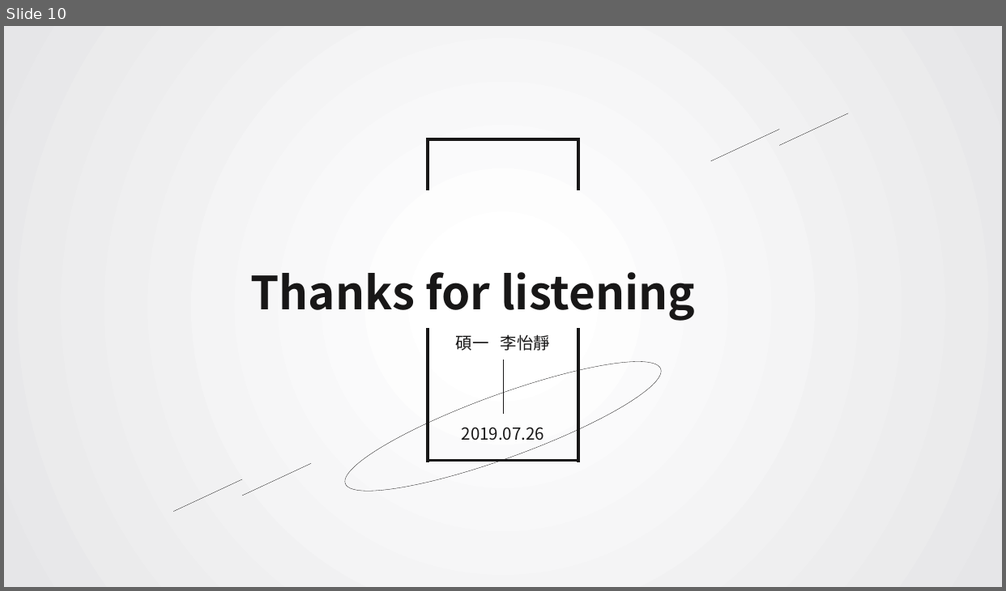
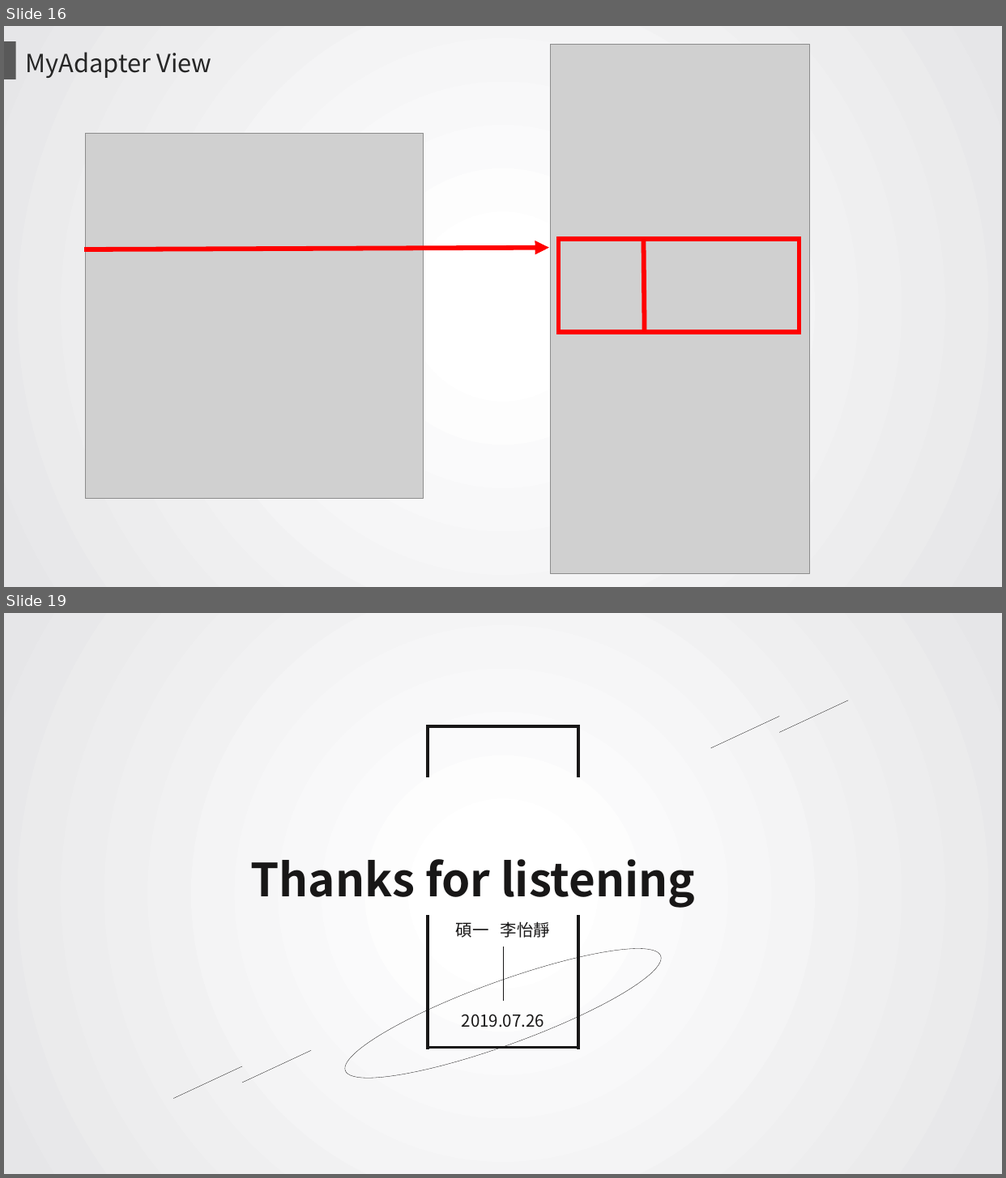
Before and after one commit to JoyceLi1210/JoyceLi1210.github.io, a slide deck: Android_HW3.pptx. Shown one above the other, each under a label of ours: slide 10 before the commit, slides 16 and 19 after it; the slides between them are not shown. The pictures are 1006x591 and 1006x1178 pixels, drawn with LibreOffice and Linux fonts; fonts in the diff are those of the drawing; grey boxes stand for pictures; background and template pictures are left out. Boxes give left, top, right and bottom in pixels: in the first picture for what was removed or moved away, otherwise in the second. Text is boxed around its words. In the diff, an @@ line names an element or a change of style, - is before the commit and + after.

```diff
--- a/Android_HW3.pptx
+++ b/Android_HW3.pptx
@@ slide 16 added at bbox=[4, 26, 1002, 587], background gradient #FFFFFF to #E6E6E8 @@
@@ rectangle added at bbox=[4, 41, 16, 80], fill #595959 @@
@@ picture added at bbox=[550, 44, 809, 574] @@
@@ text added at bbox=[26, 52, 211, 78], 24 pt, text #262626 @@
+MyAdapter View
@@ picture added at bbox=[86, 133, 424, 498] @@
@@ rectangle added at bbox=[559, 239, 799, 332], outline #FF0000 4.5 pt @@
@@ line added from (643, 239) to (645, 332), #FF0000 4.5 pt @@
@@ arrow added from (84, 250) to (549, 248), #FF0000 4.5 pt @@
@@ what was slide 10 is now slide 19 @@
```
Also in this commit, not shown: 2 slides changed, 13 other slides added, 5 slides removed.
